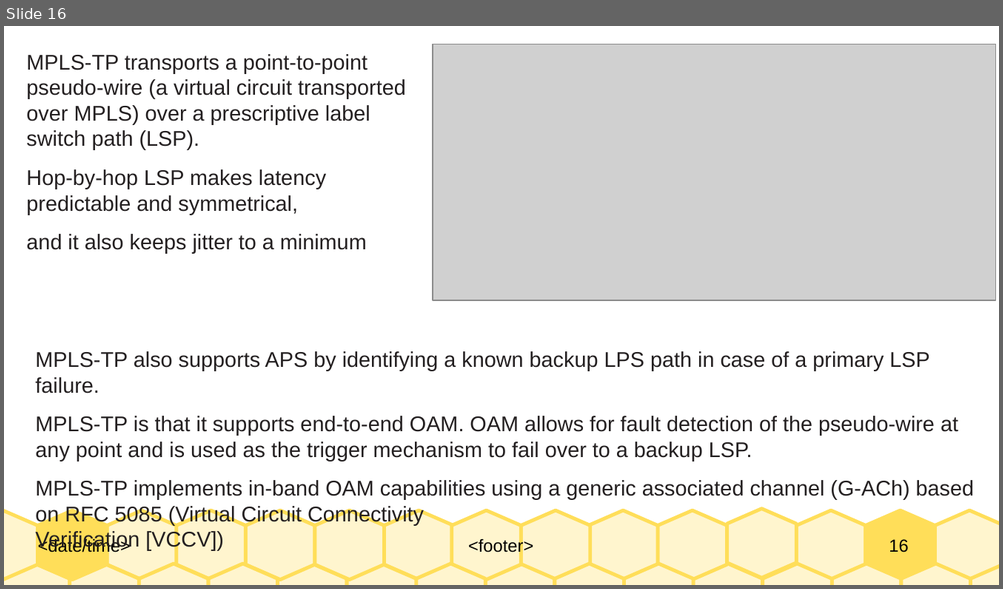
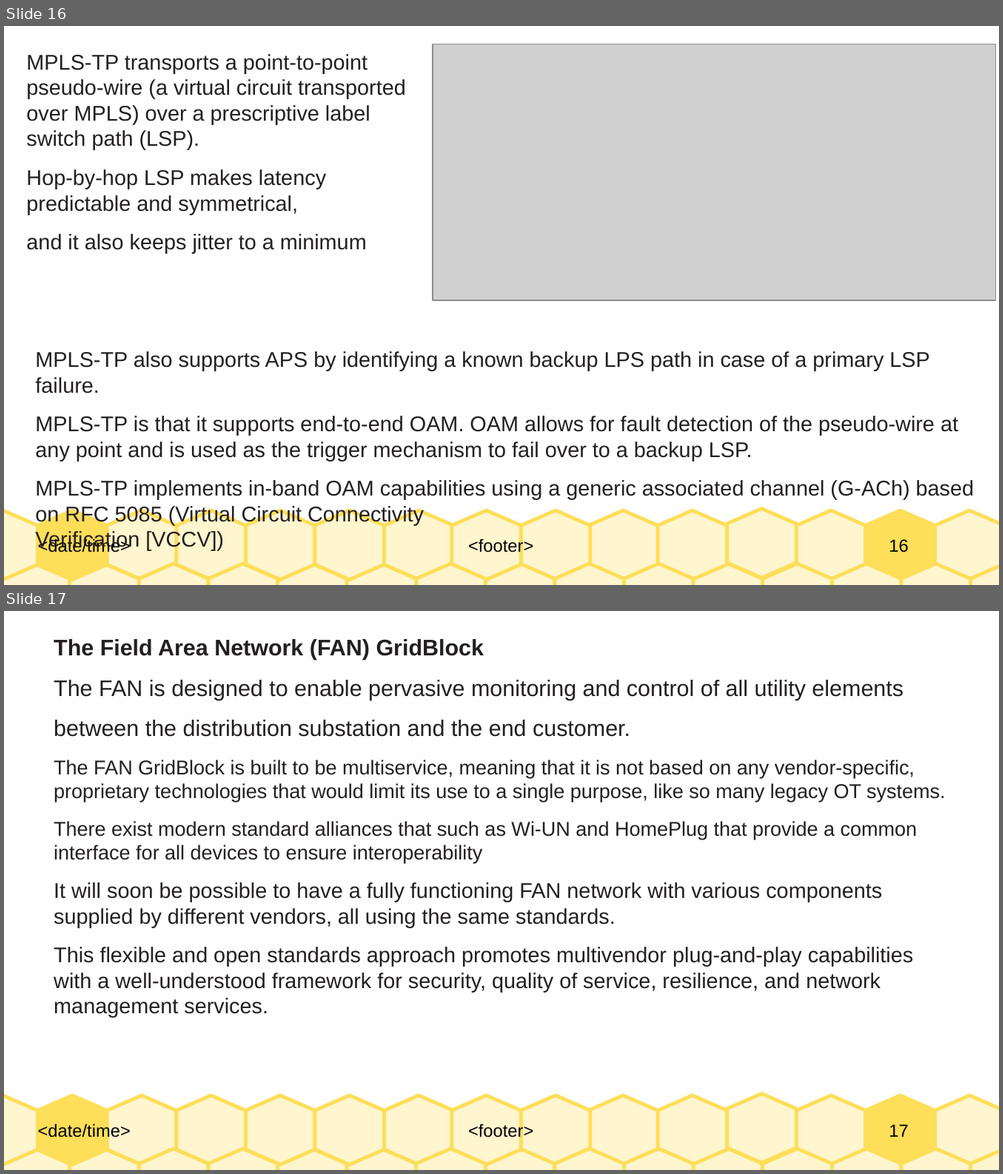
Before and after one commit to Dihfahsih1/Masters-Software-Engineering, a slide deck: yr-sem1/IoT/chapter-11-summary.odp. Shown one above the other, each under a label of ours: slide 16 before the commit, slides 16 and 17 after it. The pictures are 1003x589 and 1003x1174 pixels, drawn with LibreOffice and Linux fonts; fonts in the diff are those of the drawing; grey boxes stand for pictures. Boxes give left, top, right and bottom in pixels: in the first picture for what was removed or moved away, otherwise in the second. Text is boxed around its words. In the diff, an @@ line names an element or a change of style, - is before the commit and + after.

```diff
--- a/yr-sem1/IoT/chapter-11-summary.odp
+++ b/yr-sem1/IoT/chapter-11-summary.odp
@@ slide 17 added at [4,611,999,1170], background #FFFFFF; not listed: 33 template elements that a slide beside it also shows @@
@@ text added at [54,639,945,1018], 17 pt, text #231F20 @@
+The Field Area Network (FAN) GridBlock
+The FAN is designed to enable pervasive monitoring and control of all utility elements
+between the distribution substation and the end customer.
+The FAN GridBlock is built to be multiservice, meaning that it is not based on any vendor-specific, proprietary technologies that would limit its use to a single purpose, like so many legacy OT systems.
+There exist modern standard alliances that such as Wi-UN and HomePlug that provide a common interface for all devices to ensure interoperability
+It will soon be possible to have a fully functioning FAN network with various components supplied by different vendors, all using the same standards.
+This flexible and open standards approach promotes multivendor plug-and-play capabilities with a well-understood framework for security, quality of service, resilience, and network management services.
```
Also in this commit, not shown: 1 slide changed, 15 other slides added, 1 slide removed, 1 other file.
